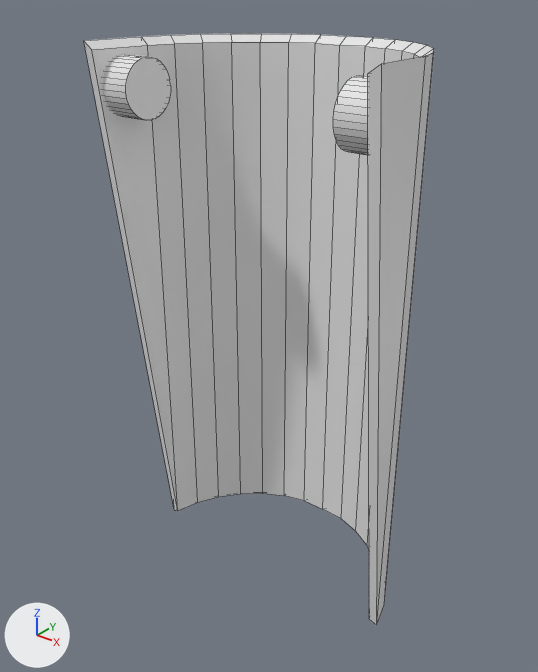
An edit to the Blender file case.blend, drawn before and after from the same camera.
Both versions are drawn from a camera (50 mm lens) standing at (4.92, -5.72, 3.7) and looking at (-0.21, 0.7, -0.28). Every picture has the same lights, and +X, +Y and +Z are marked at lower left. Mesh edges are drawn as thin lines. The same objects are shown in both versions, whatever each file hides.

The scene before the commit, as lines of its bpy script (objects in view):
```python
me_cylinder_008 = bpy.data.meshes.new('Cylinder.008')
me_cylinder_008.from_pydata(...)  # 98 vertices, 67 faces; spans x -1.8..0.0, y -0.42..1.82, z -3.19..2.8
ob_handlel = bpy.data.objects.new('HandleL', me_cylinder_008)
ob_handlel.location = (0.0, 0.0, 0.0)
ob_handlel.scale = (0.995, 0.995, 1.1)
ob_handler = bpy.data.objects.new('HandleR', me_cylinder_008)
ob_handler.location = (0.0, 0.0, 0.0)
ob_handler.scale = (-0.995, 0.995, 1.1)
```
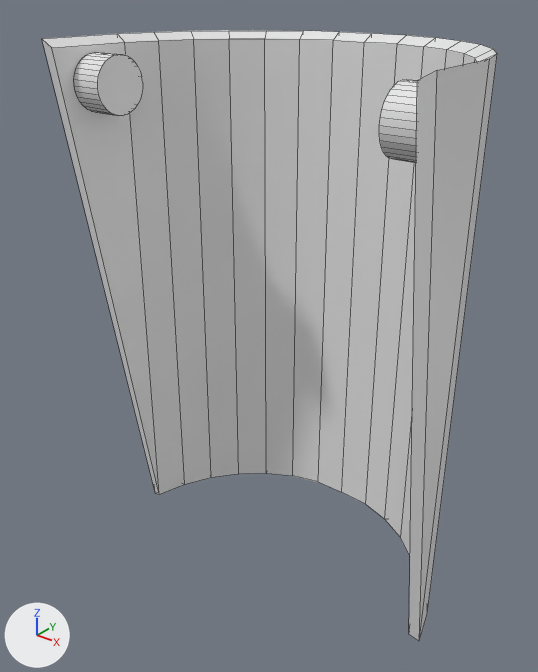
Changed parts and their boxes [x1, y1, x2, y2] in the pictures (538 x 672 px; the box of a moved part takes in the faces that stretch with it):
```json
{"object": "HandleL", "change": "reshaped, rescaled", "before": [84, 33, 346, 511], "after": [42, 30, 372, 494], "on screen": "26% wider"}
{"object": "HandleR", "change": "reshaped, rescaled", "before": [323, 36, 434, 626], "after": [342, 33, 497, 641], "on screen": "39% wider"}
{"part": 1, "of": "me_cylinder_008", "change": "moved or reshaped", "before": [103, 55, 368, 155], "after": [74, 52, 417, 163]}
```

The change, as JSON lines over the scene's bpy script:
```json
{"block": "me_cylinder_008", "where": "me_cylinder_008.from_pydata(...)  # 98 vertices, 67 faces; spans x -1.8..0.0, y -0.42..1.82, z -3.19..2.8"}
{"block": "me_cylinder_008", "where": "# used by ob_handler; location = (0.0, 0.0, 0.0); scale = (-0.995, 0.995, 1.1)"}
{"block": "me_cylinder_008", "change": "me_cylinder_008 part 1: the loose piece of 64 vertices spanning x -1.71..-1.31, y -0.33..0.33, z 2.06..2.65 is scaled about its middle by (0.769, 0.769, 1)"}
{"op": "set", "path": "ob_handler.scale", "old": "(-0.995, 0.995, 1.1)", "new": "(-1.29, 1.29, 1.1)"}
{"op": "set", "path": "ob_handlel.scale", "old": "(0.995, 0.995, 1.1)", "new": "(1.29, 1.29, 1.1)"}
```
